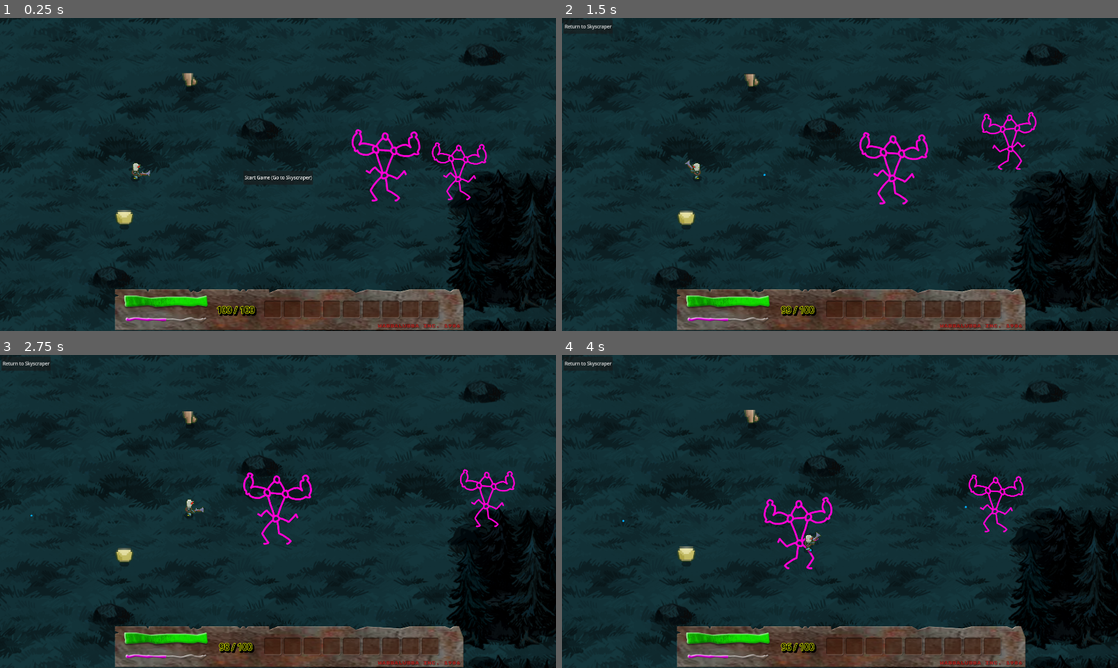
Above: before the commit, frames 1-4 (two rows, left to right).
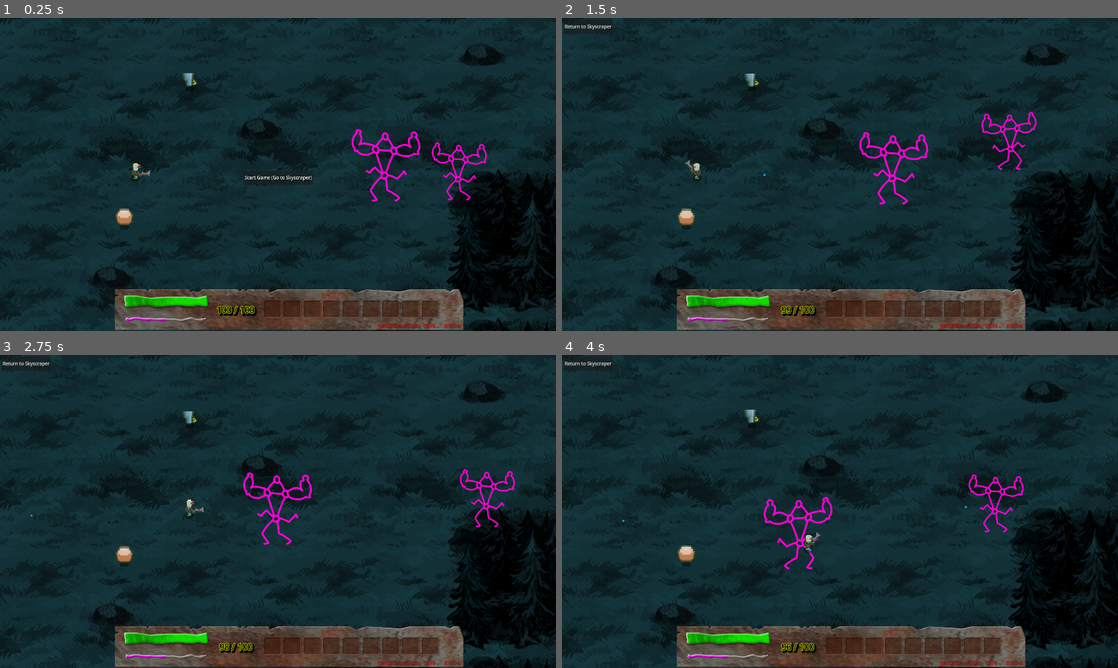
Above: after the commit, the same moments.

Repository: 100-Devs-1-Game/WildJamProject
Game: Godot game, scene res://modules/player/debug_map.tscn
Two runs of this game, one before a commit and one after it. Both use one fixed random seed, a clock stepped at 60 frames per second and the inputs below. This scene is started directly instead of the project's main scene.
Inputs (mouse positions are in pixels of both pictures, inside the frame that each line leads up to):
- Up to frame 1 (0.25 s): no input
- Up to frame 2 (1.5 s): click "Start Game (Go to Skyscraper)" at 0.5 s; click "Go To Level" at 1.25 s
- Up to frame 3 (2.75 s): tap Enter at 2 s; move the mouse to (400, 495) at 2.02 s; hold D (movement_right) from 2.03 s (still down); hold Space (interact) from 2.03 s (still down)
- Up to frame 4 (4 s): move the mouse to (728, 527) at 2.77 s; release D (movement_right) at 2.78 s; release Space (interact) at 2.78 s; hold S (movement_down) 2.78-3.53 s; tap Space (interact) at 2.85, 3.8 s; move the mouse to (895, 442) at 3.52 s; hold D (movement_right) from 3.53 s (still down); hold Shift (movement_sprint) from 3.53 s (still down)

The runs differ from the first frame. In frame 1, 0.2% of the frame differs, in the area x 20-36%, y 17-67%; in frame 2, 0.2%; in frame 3, 0.2%; in frame 4, 0.2%.

Commit message:
item pickups hooked up with HUD

Diff:
--- a/project/autoloads/signals.gd
+++ b/project/autoloads/signals.gd
@@ -16,3 +16,5 @@
 signal change_sanity_value(current_amount: float, max_amount: float)
 ## Emitted when ammo count changes
 signal change_ammo_count_value(current_amount: int, max_amount: int)
+## Emitted when the weapon hotbar needs to be updated
+signal weapon_update(weapons: Array[Weapon])
--- a/project/data/items/blunderbuss.tres
+++ b/project/data/items/blunderbuss.tres
@@ -13,4 +13,5 @@
 name = "Blunderbuss"
 flavor = "Goes boom boom"
 icon = SubResource("AtlasTexture_om2kc")
+model_name = "ARM01"
 metadata/_custom_type_script = "uid://cd87etkkjjin8"
--- a/project/data/items/katana.tres
+++ b/project/data/items/katana.tres
@@ -13,4 +13,5 @@
 name = "Blunderbuss"
 flavor = "Goes boom boom"
 icon = SubResource("AtlasTexture_om2kc")
+model_name = "LEG01"
 metadata/_custom_type_script = "uid://cd87etkkjjin8"
--- a/project/data/items/polearm.tres
+++ b/project/data/items/polearm.tres
@@ -9,8 +9,9 @@
 
 [resource]
 script = ExtResource("2_wyvwt")
-item_id = 1
+item_id = 2
 name = "Blunderbuss"
 flavor = "Goes boom boom"
 icon = SubResource("AtlasTexture_om2kc")
+model_name = "TOR01"
 metadata/_custom_type_script = "uid://cd87etkkjjin8"
--- a/project/modules/hud/weapon_hotbar.gd
+++ b/project/modules/hud/weapon_hotbar.gd
@@ -4,9 +4,12 @@
 @export var weapons_hotbar_list: HBoxContainer
 @onready var weapon_slot_scene: PackedScene = preload("res://modules/hud/weapon_slot.tscn")
 
+func _ready() -> void:
+	Signals.weapon_update.connect(populate_hotbar)
+
 # Populate the hotbar with all items in same order
 func populate_hotbar(weapons: Array[Weapon]) -> void:
-	for idx in range(len(weapons_hotbar_list.get_children())):
+	for idx in min(len(weapons), len(weapons_hotbar_list.get_children())):
 		weapons_hotbar_list.get_child(idx).get_node("SlotImage").texture = weapons[idx].icon
 	select_item(0)
 
--- a/project/modules/items/item.gd
+++ b/project/modules/items/item.gd
@@ -6,4 +6,4 @@
 @export var flavor: String
 
 @export var icon: AtlasTexture
-@export var model: PackedScene
+@export var model_name: String # This is the node name under the root of "res://assets/3d/items/item_drops.tscn"
--- a/project/modules/items/item_instance.gd
+++ b/project/modules/items/item_instance.gd
@@ -2,7 +2,7 @@
 class_name ItemInstance
 extends Node2D
 
-var item_id:=-1
+var item: Item
 var tween: Tween
 @export var kick_arch_height := 32.0
 
@@ -92,7 +92,7 @@
 
 func pickup_item():
 	if item_picker:
-		item_picker.pickup_item(self)
+		item_picker.pickup_item(item)
 		destroy_item()
 
 func destroy_item():
@@ -106,12 +106,13 @@
 	tween.tween_callback(queue_free)
 
 
-func load_item(item_id_:int, coords: Vector2i=Vector2i.ZERO, terrain: TileMapLayer=null):
+func load_item(item_:Item, coords: Vector2i=Vector2i.ZERO, terrain: TileMapLayer=null):
 	# Intentionally avoiding using setters here since the default values also trigger setter calls on initialization
-	item_id = item_id_
+	item = item_
 	var item_library = preload("res://assets/3d/items/item_drops.tscn").instantiate()
-	mesh_instance = item_library.get_child(item_id).duplicate()
-	mesh_instance.position = Vector3.ZERO
+	if item.model_name:
+		mesh_instance = item_library.get_node_or_null(item.model_name).duplicate()
+		mesh_instance.position = Vector3.ZERO
 	# For keeping track of kicking logic
 	_coords = coords
 	_terrain = terrain
--- a/project/modules/player/debug_map.gd
+++ b/project/modules/player/debug_map.gd
@@ -2,11 +2,13 @@
 
 @export var item_num := 5
 @export var terrain_reference: NodePath
-var item_catalog_num := 0
+var item_library = []
 var terrain: TileMapLayer
 
 func _ready() -> void:
-	item_catalog_num = preload("res://assets/3d/items/item_drops.tscn").instantiate().get_child_count()
+	item_library = []
+	for i in PlayerInventory.item_library:
+		item_library.append(load(i))
 	if terrain_reference:
 		terrain = get_node_or_null(terrain_reference) as TileMapLayer
 		spawn_items(item_num)
@@ -18,19 +20,19 @@
 		return
 	var coords = terrain.local_to_map(terrain.to_local(enemy.position))
 	for i in item_num:
-		spawn_item(coords, randi() % item_catalog_num)
+		spawn_item(coords, item_library.pick_random())
 
 func spawn_items(item_num_: int):
 	for i in item_num_:
 		var coords = terrain.get_used_cells().pick_random()
-		spawn_item(coords, randi() % item_catalog_num)
+		spawn_item(coords, item_library.pick_random())
 
 
-func spawn_item(coords: Vector2i, item_id: int):
+func spawn_item(coords: Vector2i, item_structure: Item):
 	if not terrain:
 		return
 	var item := preload("res://modules/items/item_instance.tscn").instantiate() as ItemInstance
-	item.load_item(item_id, coords, terrain)
+	item.load_item(item_structure, coords, terrain)
 	add_child.call_deferred(item)
 	# Items are centered, we need to add half the cell size to center them on the selected tile
 	item.position = terrain.map_to_local(coords) + terrain.tile_set.tile_size * 0.5
--- a/project/modules/player/player.gd
+++ b/project/modules/player/player.gd
@@ -123,13 +123,21 @@
 
 
 var player_item_inventory = {}
-func pickup_item(item: ItemInstance):
+func pickup_item(item: Item):
+	# TODO apply item properties to the player or add it to their inventory
+	if item in player_item_inventory:
+		player_item_inventory[item] += 1
+	else:
+		player_item_inventory[item] = 1
 	prints("The player picked up the item with ID:", item.item_id, "the player now has:", player_item_inventory)
-	# TODO apply item properties to the player or add it to their inventory
-	if item.item_id in player_item_inventory:
-		player_item_inventory[item.item_id] += 1
-	else:
-		player_item_inventory[item.item_id] = 1
+	var weapons: Array[Weapon]
+	for i in player_item_inventory:
+		if i is Weapon and i not in weapons:
+			weapons.append(i)
+	Signals.weapon_update.emit(weapons)
+
+
+
 	ammo += 100
 
 # Take damage
--- a/project/modules/player/player_inventory.gd
+++ b/project/modules/player/player_inventory.gd
@@ -1,5 +1,11 @@
 class_name  PlayerInventory
 extends Node2D
+
+const item_library = [
+	"res://data/items/blunderbuss.tres",
+	"res://data/items/katana.tres",
+	"res://data/items/polearm.tres",
+]
 
 @export var row_count: int
 @export var column_count: int
